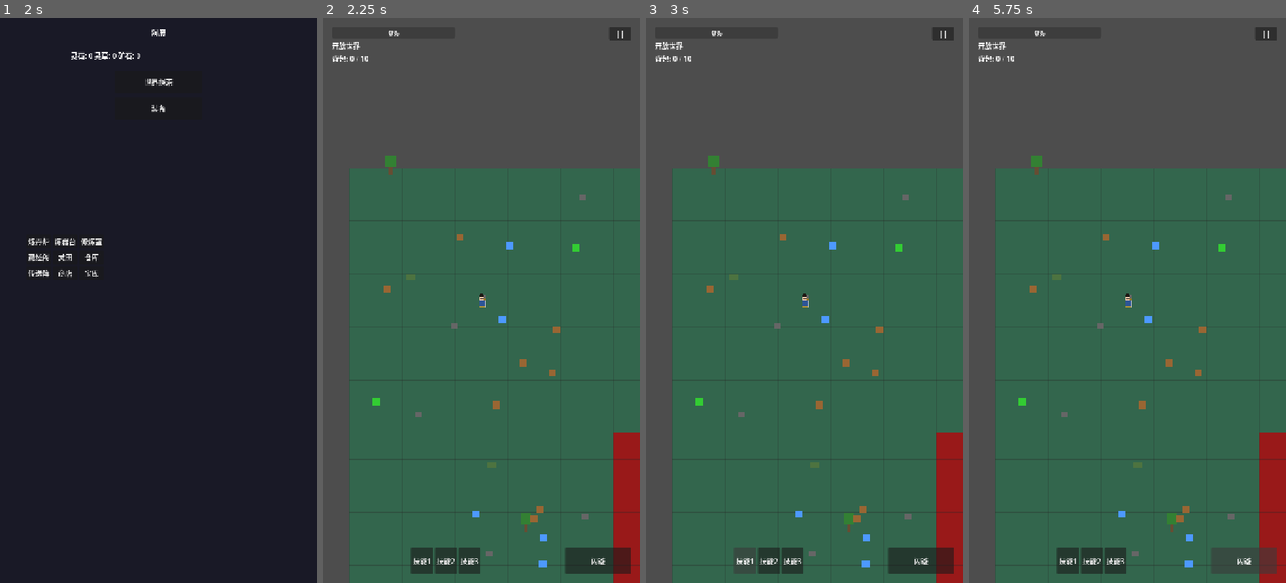
Above: before the commit, frames 1-4 (left to right).
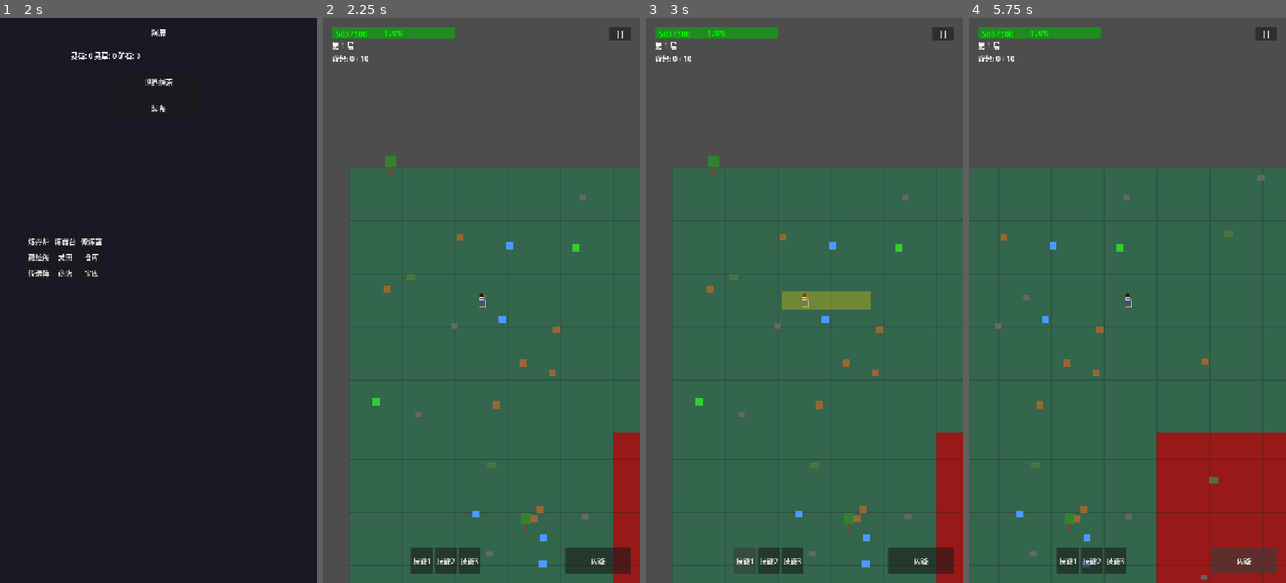
Above: after the commit, the same moments.

Repository: CasbaL/soudache
Game: Godot game, scene res://scenes/ui/faction_select.tscn
Two runs of this game, one before a commit and one after it. Both use one fixed random seed, a clock stepped at 60 frames per second and the inputs below.
Inputs:
- Up to frame 1 (2 s): click "选择" at 0.5 s; click "确认选择" at 1.25 s
- Up to frame 2 (2.25 s): click "世界探索" at 2 s
- Up to frame 3 (3 s): click "技能1" at 2.75 s
- Up to frame 4 (5.75 s): click "技能2" at 3.5 s; click "技能3" at 4.25 s; click "闪避" at 5 s

Frame 1 is identical in both runs. In frame 2, 0.9% of the frame differs, in the area x 2-42%, y 1-6%; in frame 3, 1.8%; in frame 4, 17%, in the area x 0-94%, y 1-100%.
Error before the commit: Parse Error: Invalid operands "String" and "int" for "*" operator. (res://scripts/levels/open_world_level.gd:192)

Commit message:
fix(ui): 修复撤离点指示器类型错误
- 修复_format_distance函数中的运算符优先级问题
- 将取整计算提取为变量，避免格式化运算符歧义

Diff:
--- a/scripts/levels/open_world_level.gd
+++ b/scripts/levels/open_world_level.gd
@@ -189,6 +189,7 @@
 	if distance < 100:
 		return "%dm" % int(distance)
 	elif distance < 1000:
-		return "%dm" % int(distance / 10) * 10
+		var rounded = int(distance / 10) * 10
+		return "%dm" % rounded
 	else:
 		return "%.1fkm" % (distance / 1000)
